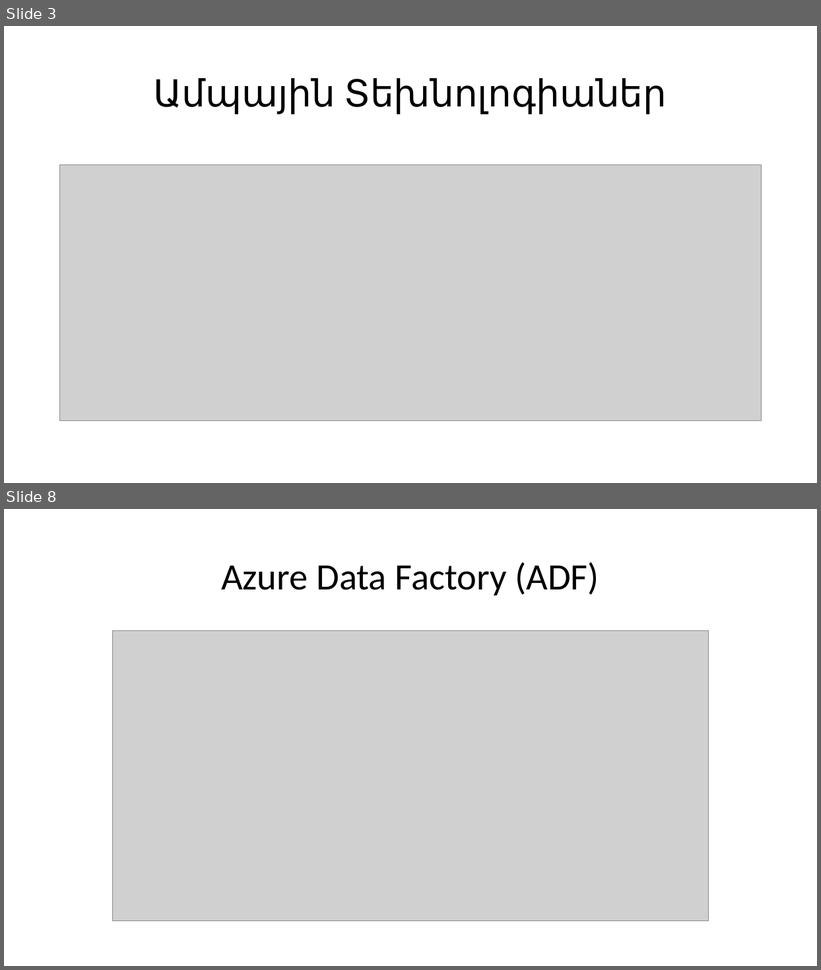
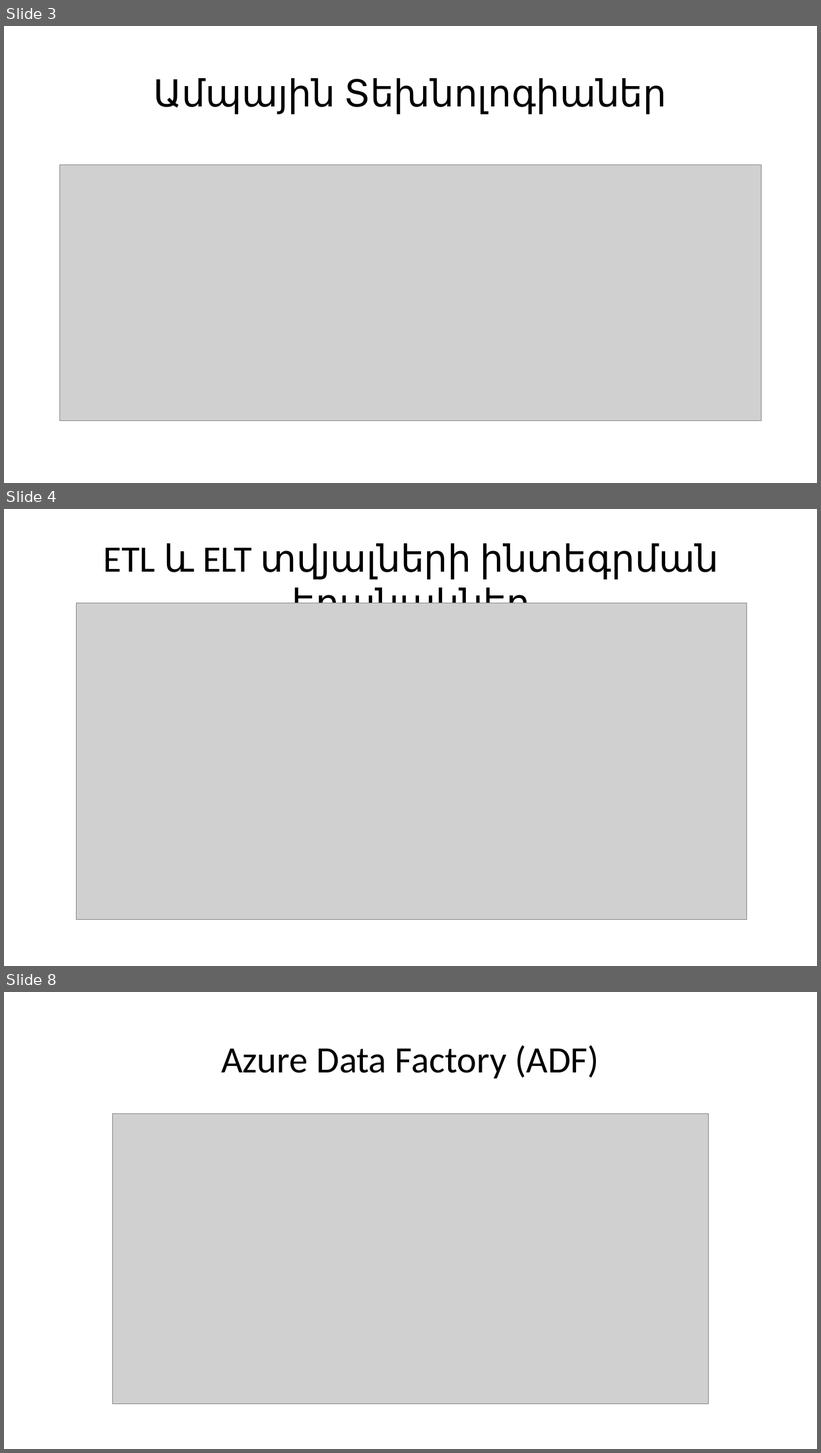
Before and after one commit to HHayk004/Diplomayin, a slide deck: 1 Tokosavorum.pptx. Shown one above the other, each under a label of ours: slides 3 and 8 before the commit, slides 3, 4 and 8 after it; the slides between them are not shown. The pictures are 821x970 and 821x1453 pixels, drawn with LibreOffice and Linux fonts; fonts in the diff are those of the drawing; grey boxes stand for pictures. Boxes give left, top, right and bottom in pixels: in the first picture for what was removed or moved away, otherwise in the second. Text is boxed around its words. In the diff, an @@ line names an element or a change of style, - is before the commit and + after.

```diff
--- a/1 Tokosavorum.pptx
+++ b/1 Tokosavorum.pptx
@@ slide 4 added at (x1=4, y1=509, x2=817, y2=966), background #FFFFFF @@
@@ text added at (x1=104, y1=543, x2=719, y2=603), 44 pt, text #000000 @@
+ETL և ELT տվյալների ինտեգրման եղանակներ
@@ picture added at (x1=76, y1=603, x2=747, y2=921) @@
```
Also in this commit, not shown: 4 slides changed, 1 slide removed, 1 other file.
